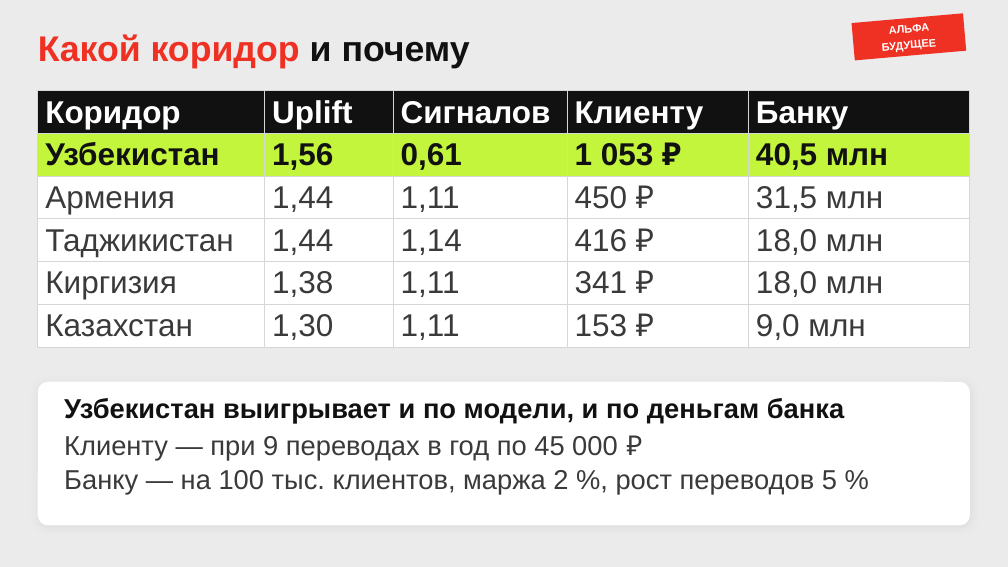
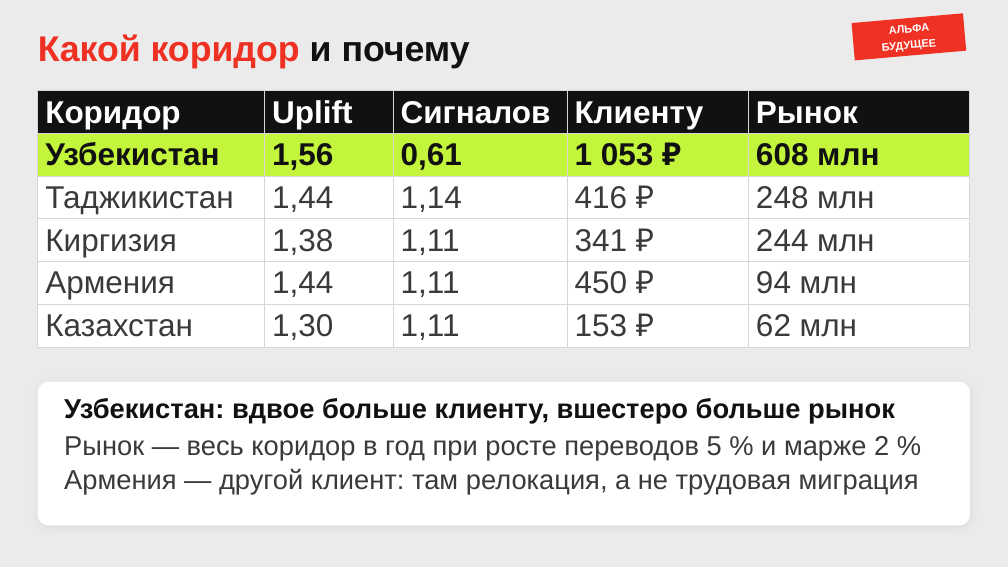
Before and after one commit to ne-olya/fx-pulse, a slide deck: slide 3 of docs/presentation/fx-pulse-final-draft.pptx. Drawn at 1008x567 pixels with LibreOffice and Linux fonts; fonts in the diff are those of the drawing. Boxes give left, top, right and bottom in pixels: in the first picture for what was removed or moved away, otherwise in the second. Text is boxed around its words. In the diff, an @@ line names an element or a change of style, - is before the commit and + after.

```diff
--- a/docs/presentation/fx-pulse-final-draft.pptx
+++ b/docs/presentation/fx-pulse-final-draft.pptx
@@ table at (38, 91, 970, 344) @@
-row 1, column 5: Банку
+row 1, column 5: Рынок
-row 2, column 5: 40,5 млн
+row 2, column 5: 608 млн
-row 3: Армения | 1,44 | 1,11 | 450 ₽ | 31,5 млн
+row 3: Таджикистан | 1,44 | 1,14 | 416 ₽ | 248 млн
-row 4: Таджикистан | 1,44 | 1,14 | 416 ₽ | 18,0 млн
+row 4: Киргизия | 1,38 | 1,11 | 341 ₽ | 244 млн
-row 5: Киргизия | 1,38 | 1,11 | 341 ₽ | 18,0 млн
+row 5: Армения | 1,44 | 1,11 | 450 ₽ | 94 млн
-row 6, column 5: 9,0 млн
+row 6, column 5: 62 млн
@@ text at (64, 398, 895, 423): text changed @@
-Узбекистан выигрывает и по модели, и по деньгам банка
+Узбекистан: вдвое больше клиенту, вшестеро больше рынок
@@ text at (64, 436, 889, 459): text changed @@
-Клиенту — при 9 переводах в год по 45 000 ₽
+Рынок — весь коридор в год при росте переводов 5 % и марже 2 %
@@ text at (64, 468, 919, 494): text changed @@
-Банку — на 100 тыс. клиентов, маржа 2 %, рост переводов 5 %
+Армения — другой клиент: там релокация, а не трудовая миграция
```
Also in this commit, not shown: 6 other files.
